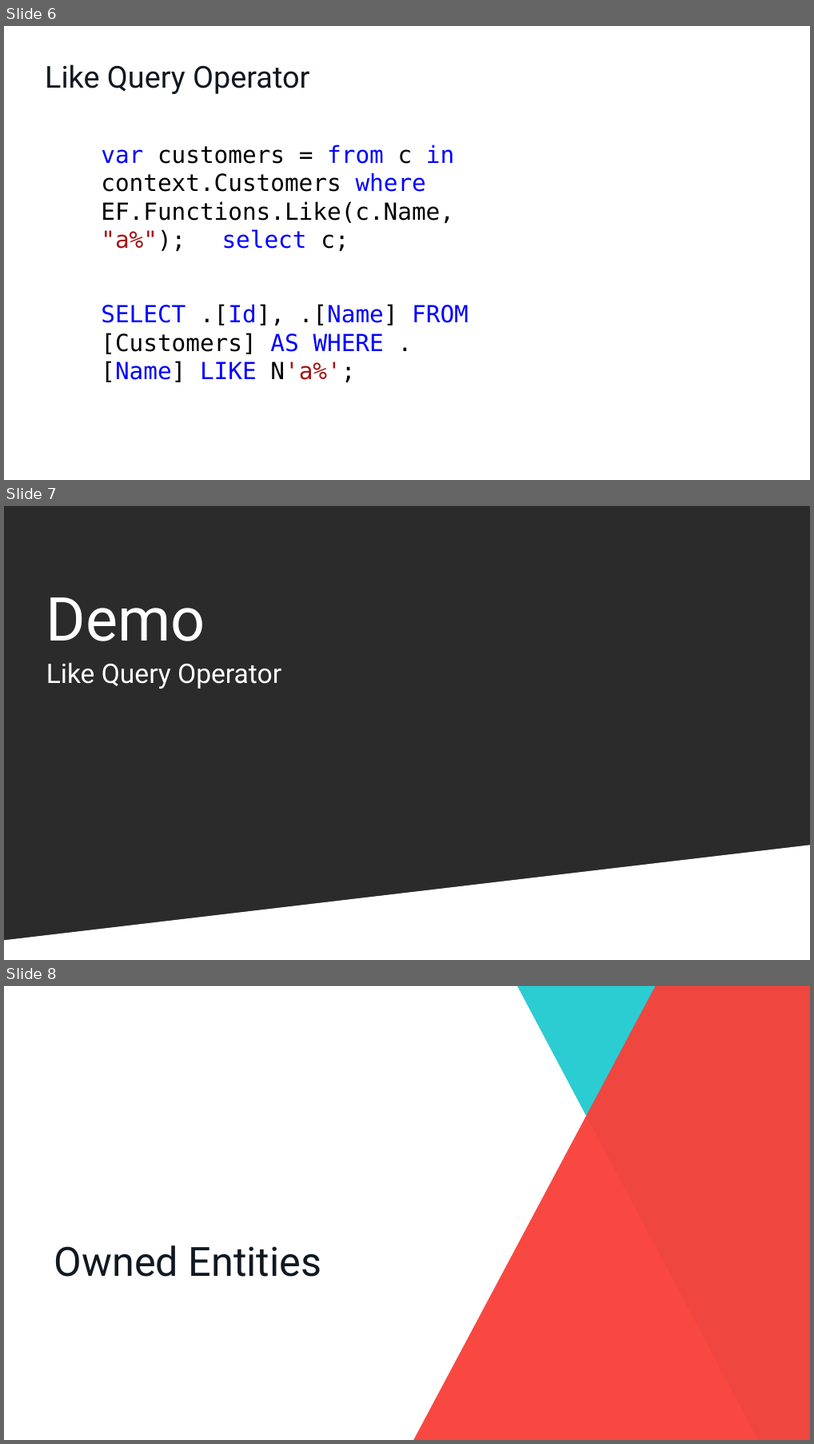
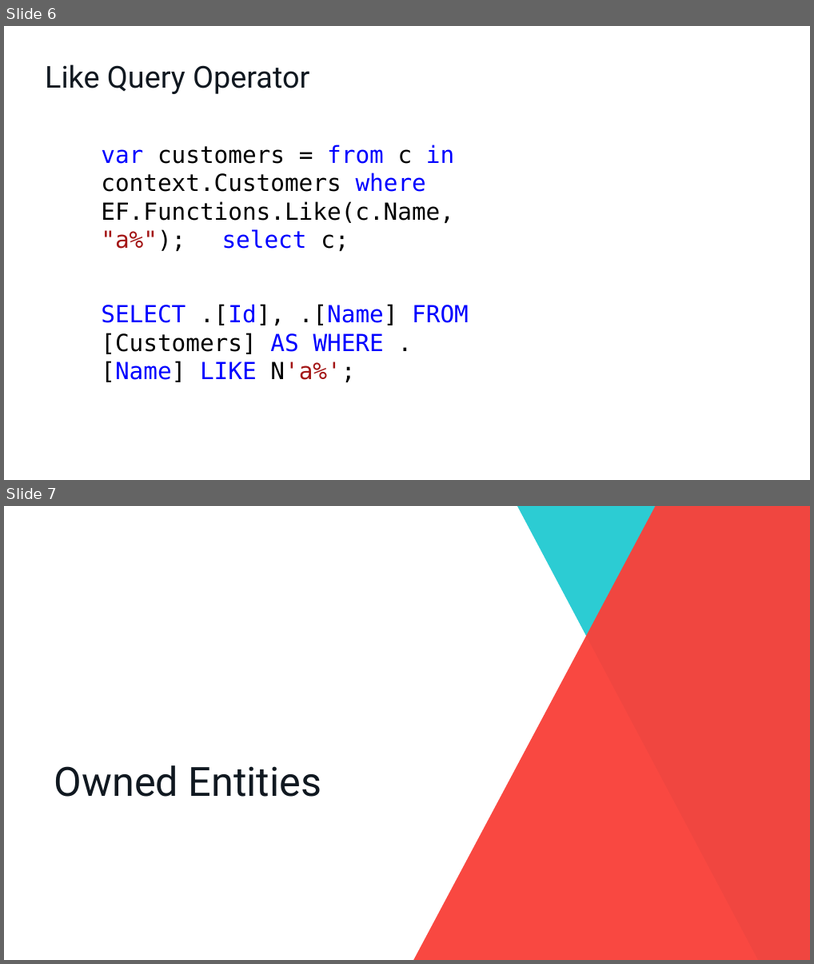
Before and after one commit to cwoodruff/EFCore21Demos, a slide deck: What’s new in Entity Framework Core 2.2.pptx. Shown one above the other, each under a label of ours: slides 6, 7 and 8 before the commit, slides 6 and 7 after it. The pictures are 814x1444 and 814x964 pixels, drawn with LibreOffice and Linux fonts; fonts in the diff are those of the drawing; background and template pictures are left out; a plain dark background stands for a picture behind light text. Boxes give left, top, right and bottom in pixels: in the first picture for what was removed or moved away, otherwise in the second. Text is boxed around its words. In the diff, an @@ line names an element or a change of style, - is before the commit and + after.

```diff
--- a/What’s new in Entity Framework Core 2.2.pptx
+++ b/What’s new in Entity Framework Core 2.2.pptx
@@ slide 7 removed at (4,506,810,960), background picture (left out) @@
@@ title removed at (46,597,206,641) @@
-Demo
@@ subtitle removed at (46,662,282,688) @@
-Like Query Operator
@@ freeform shape removed at (4,844,810,960) @@
@@ what was slide 8 is now slide 7 @@
```
Also in this commit, not shown: 1 slide changed, 7 other slides removed.
